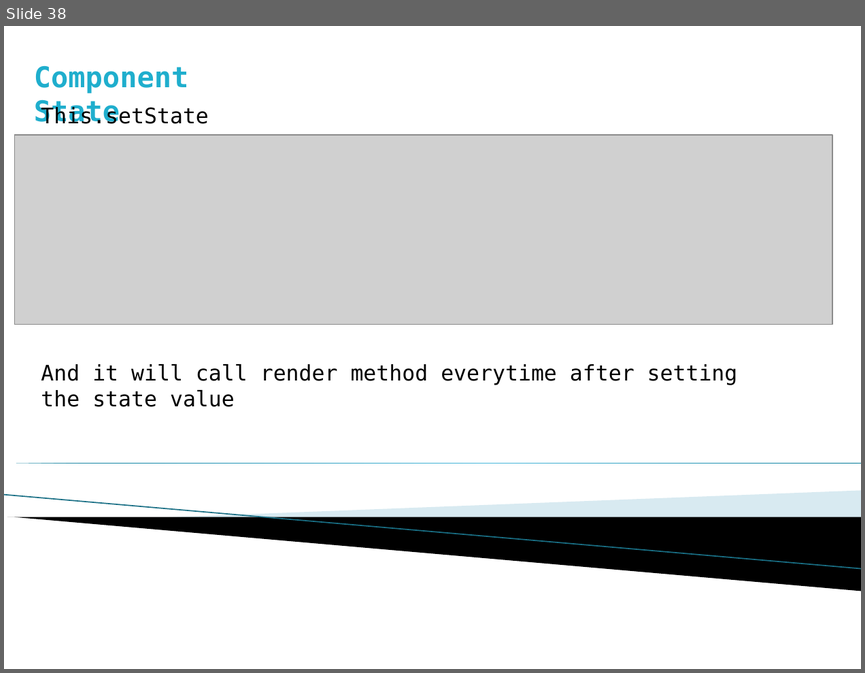
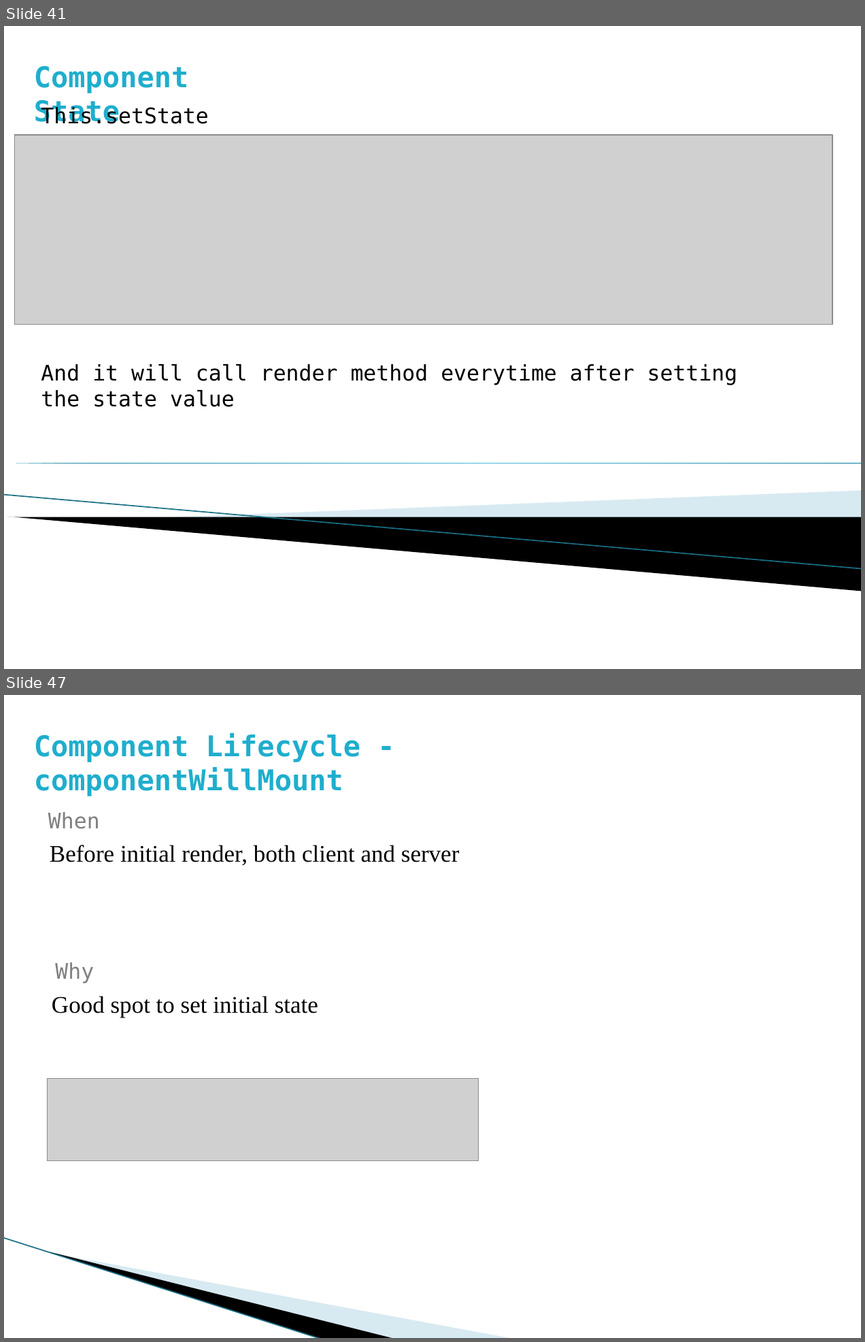
Before and after one commit to prateek3189/React-Tutorial, a slide deck: React-Tutorial.pptx. Shown one above the other, each under a label of ours: slide 38 before the commit, slides 41 and 47 after it; the slides between them are not shown. The pictures are 865x673 and 865x1342 pixels, drawn with LibreOffice and Linux fonts; fonts in the diff are those of the drawing; grey boxes stand for pictures; background and template pictures are left out. Boxes give left, top, right and bottom in pixels: in the first picture for what was removed or moved away, otherwise in the second. Text is boxed around its words. In the diff, an @@ line names an element or a change of style, - is before the commit and + after.

```diff
--- a/React-Tutorial.pptx
+++ b/React-Tutorial.pptx
@@ slide 47 added at bbox=[4, 695, 861, 1338], background #FFFFFF @@
@@ text added at bbox=[34, 733, 361, 796], 24 pt, text #1FAECD, bold @@
+Component Lifecycle - componentWillMount
@@ text added at bbox=[48, 812, 100, 829], 18 pt, text #808080 @@
+When
@@ text added at bbox=[50, 845, 460, 865], 20 pt, text #000000 @@
+Before initial render, both client and server
@@ text added at bbox=[55, 962, 94, 983], 18 pt, text #808080 @@
+Why
@@ text added at bbox=[52, 996, 318, 1017], 20 pt, text #000000 @@
+Good spot to set initial state
@@ picture added at bbox=[47, 1078, 478, 1160] @@
@@ line added from (4, 1238) to (322, 1338), #97C5D8 0.95 pt @@
@@ freeform shape added at bbox=[50, 1251, 396, 1338], fill #000000 @@
@@ freeform shape added at bbox=[51, 1252, 514, 1338], fill #A0CBDC at 40% opacity @@
@@ what was slide 38 is now slide 41 @@
```
Also in this commit, not shown: 2 slides changed, 10 other slides added.
